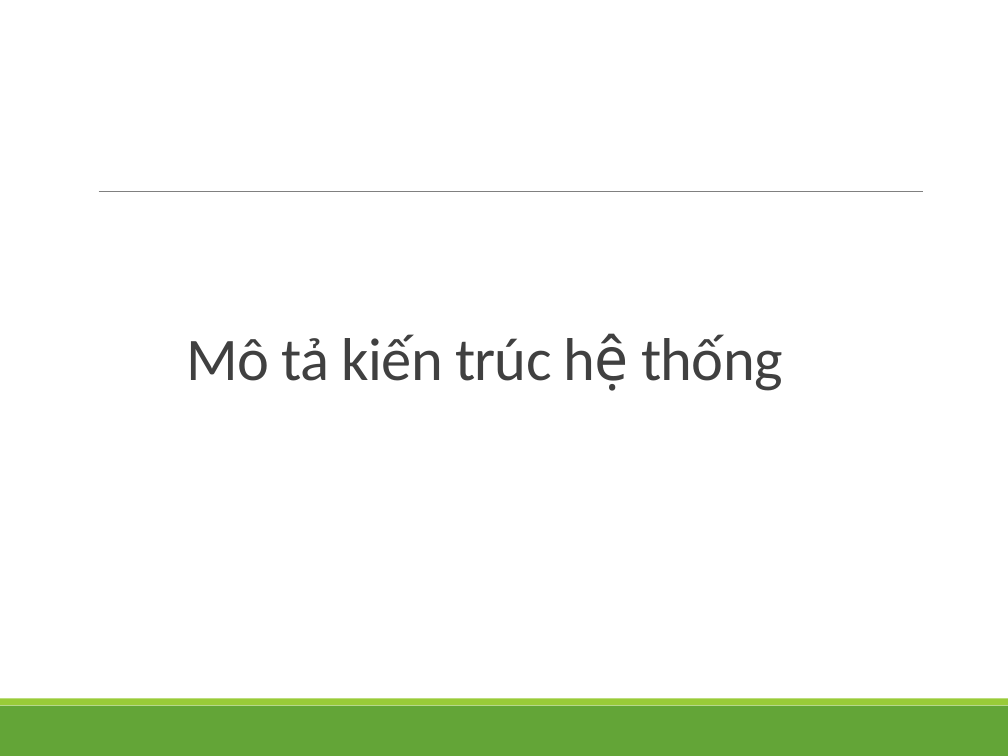
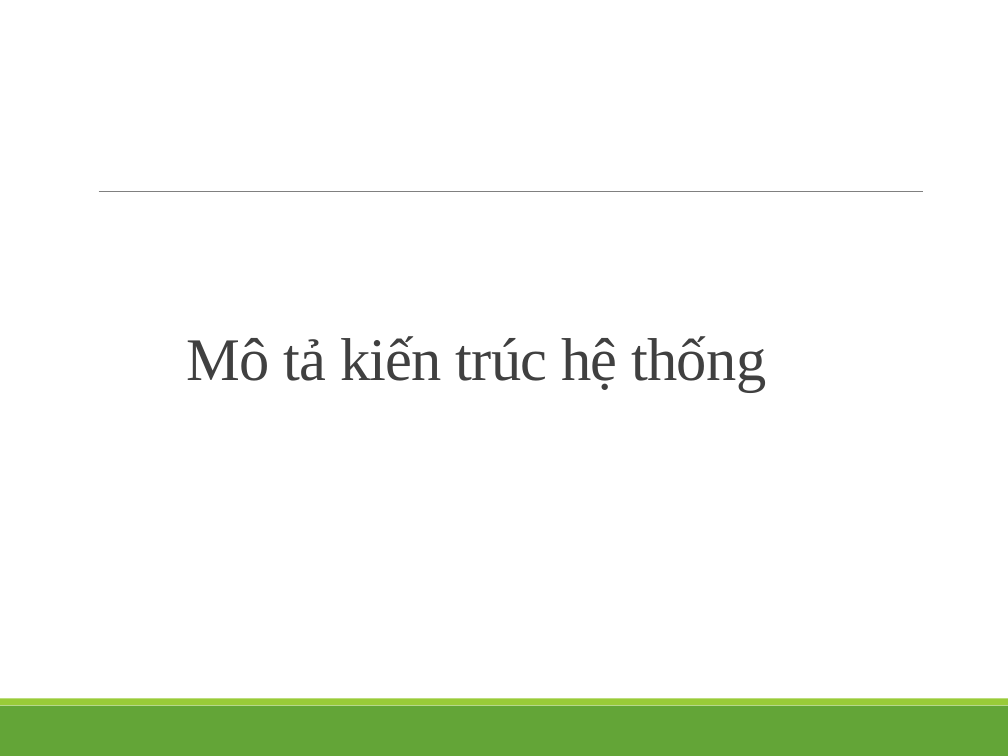
Before and after one commit to luanft/web-feedback-system, a slide deck: slide 9 of Document/slide/Job-rec-slide.pptx. Drawn at 1008x756 pixels with LibreOffice and Linux fonts; fonts in the diff are those of the drawing; background and template pictures are left out. Boxes give left, top, right and bottom in pixels: in the first picture for what was removed or moved away, otherwise in the second. Text is boxed around its words. In the diff, an @@ line names an element or a change of style, - is before the commit and + after.

```diff
--- a/Document/slide/Job-rec-slide.pptx
+++ b/Document/slide/Job-rec-slide.pptx
@@ title at (186,336,766,392): text changed; font Calibri to Times New Roman @@
-Mô tả kiến trúc hệ thống
+Mô tả kiến trúc hệ thống
```
Also in this commit, not shown: 11 other slides changed, 1 other file.
